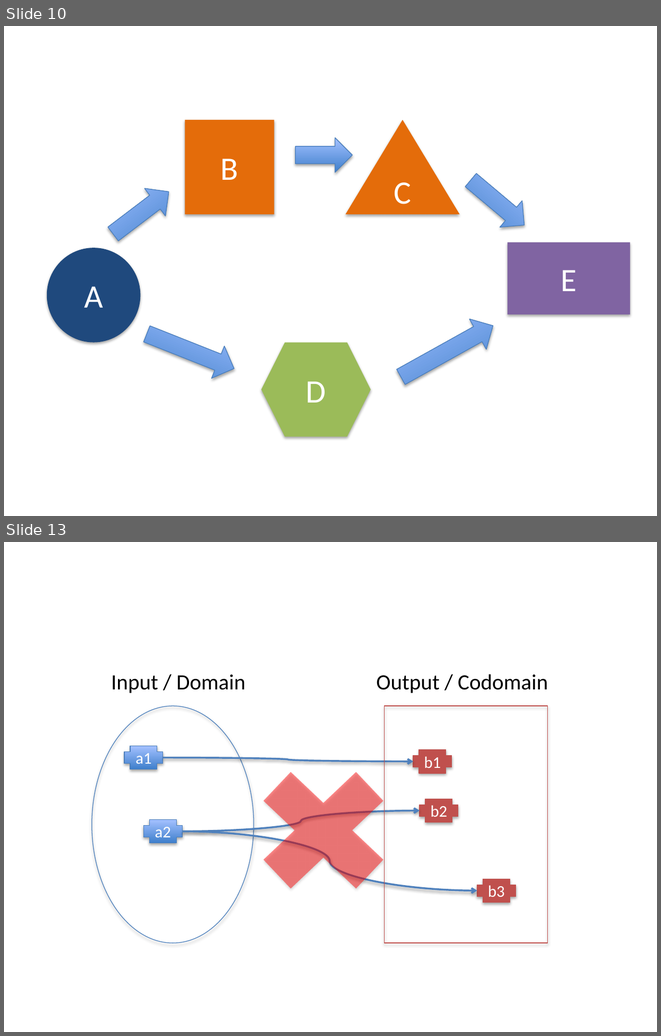
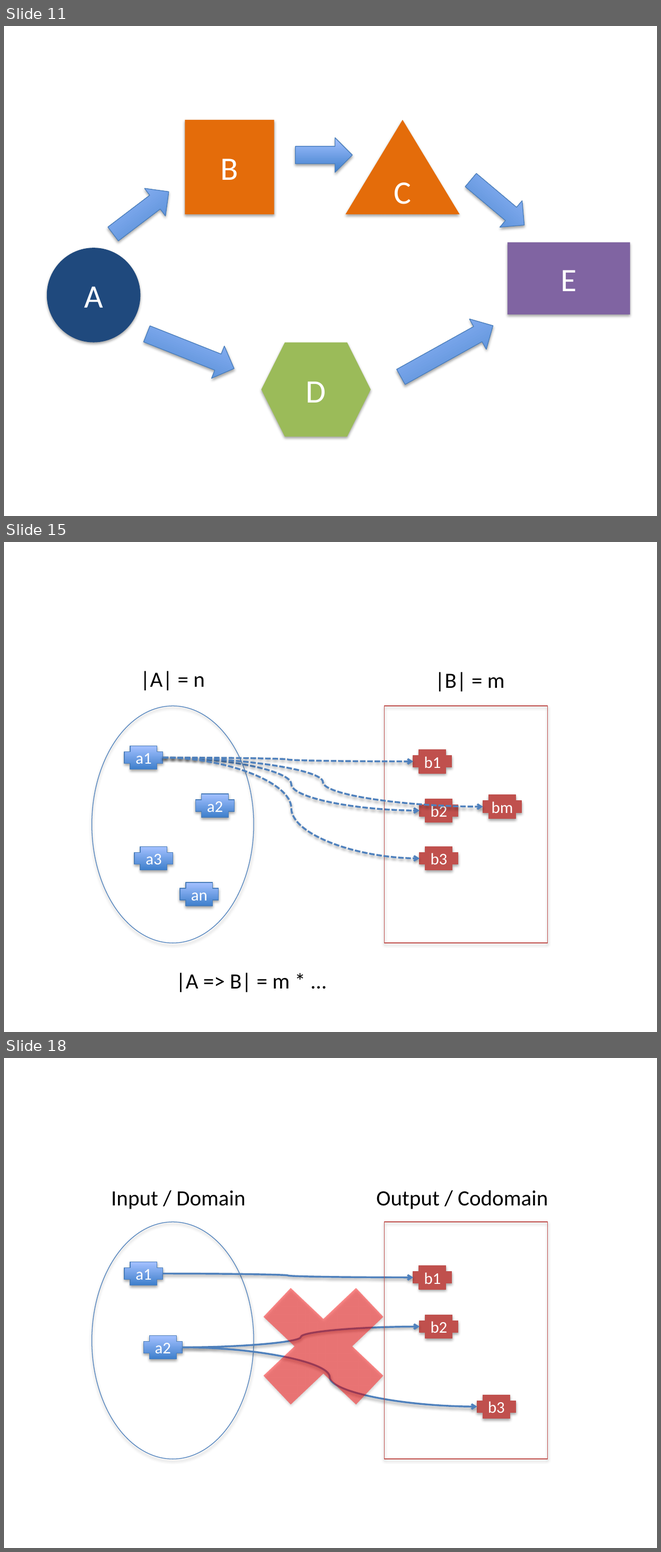
Before and after one commit to fp-tower/foundations, a slide deck: Diagrams.pptx. Shown one above the other, each under a label of ours: slides 10 and 13 before the commit, slides 11, 15 and 18 after it; the slides between them are not shown. The pictures are 661x1036 and 661x1552 pixels, drawn with LibreOffice and Linux fonts; fonts in the diff are those of the drawing. Boxes give left, top, right and bottom in pixels: in the first picture for what was removed or moved away, otherwise in the second. Text is boxed around its words. In the diff, an @@ line names an element or a change of style, - is before the commit and + after.

```diff
--- a/Diagrams.pptx
+++ b/Diagrams.pptx
@@ slide 15 added at (4, 542, 657, 1032), background #FFFFFF @@
@@ text added at (140, 671, 205, 690), 24 pt, text #000000 @@
+|A| = n
@@ text added at (435, 672, 505, 691), 24 pt, text #000000 @@
+|B| = m
@@ ellipse added at (91, 706, 254, 943), outline #4B7EBC 0.75 pt @@
@@ rectangle added at (385, 706, 548, 943), outline #C0504D 0.75 pt @@
@@ plus added at (124, 746, 162, 769), fill gradient #3F80CE to #A4C4FF, outline #4B7EBC 0.75 pt, 18 pt, text #FFFFFF @@
+a1
@@ curved arrow added from (162, 758) to (420, 810), #4F81BD 2 pt dashed @@
@@ curved arrow added from (162, 758) to (413, 761), #4F81BD 2 pt dashed @@
@@ curved arrow added from (162, 758) to (483, 806), #4F81BD 2 pt dashed @@
@@ curved arrow added from (162, 758) to (420, 858), #4F81BD 2 pt dashed @@
@@ plus added at (413, 750, 452, 773), fill #C0504D, outline #C0504D 0.75 pt, 18 pt, text #FFFFFF @@
+b1
@@ plus added at (196, 794, 235, 818), fill gradient #3F80CE to #A4C4FF, outline #4B7EBC 0.75 pt, 18 pt, text #FFFFFF @@
+a2
@@ plus added at (483, 795, 522, 818), fill #C0504D, outline #C0504D 0.75 pt, 18 pt, text #FFFFFF @@
+bm
@@ plus added at (420, 799, 458, 822), fill #C0504D, outline #C0504D 0.75 pt, 18 pt, text #FFFFFF @@
+b2
@@ plus added at (134, 846, 173, 870), fill gradient #3F80CE to #A4C4FF, outline #4B7EBC 0.75 pt, 18 pt, text #FFFFFF @@
+a3
@@ plus added at (420, 846, 458, 870), fill #C0504D, outline #C0504D 0.75 pt, 18 pt, text #FFFFFF @@
+b3
@@ plus added at (180, 882, 219, 906), fill gradient #3F80CE to #A4C4FF, outline #4B7EBC 0.75 pt, 18 pt, text #FFFFFF @@
+an
@@ text added at (176, 972, 290, 992), 24 pt, text #000000 @@
+|A => B| = m * ...
@@ what was slide 10 is now slide 11 @@
@@ what was slide 13 is now slide 18 @@
```
Also in this commit, not shown: 4 slides changed, 39 other slides added, 1 slide removed, 8 other files.
